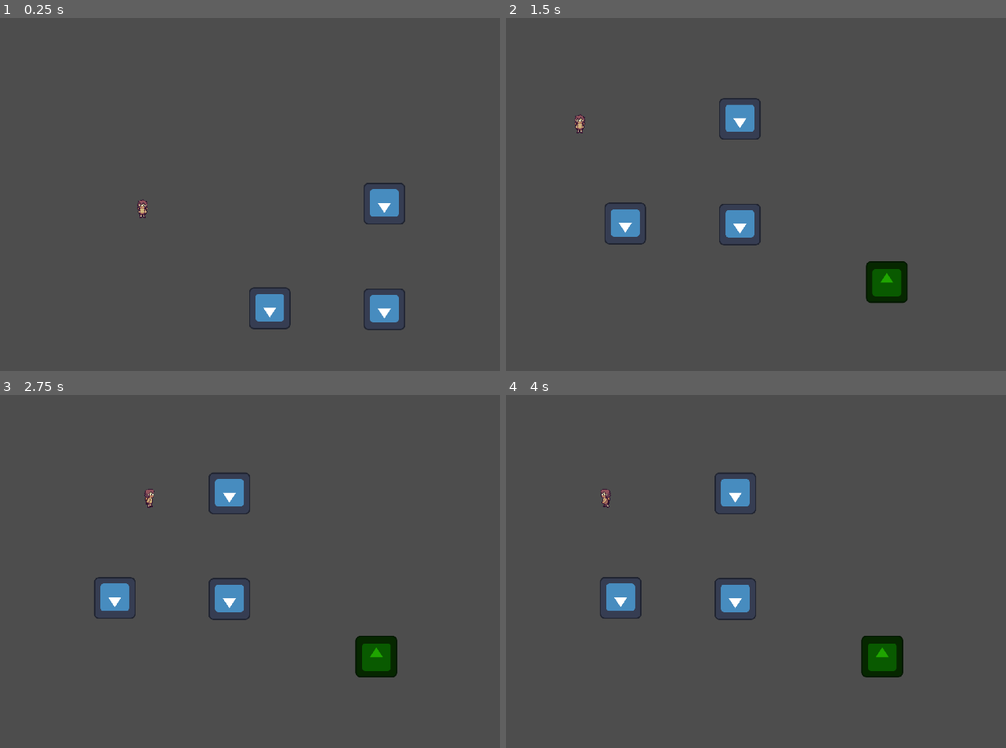
Above: before the commit, frames 1-4 (two rows, left to right).
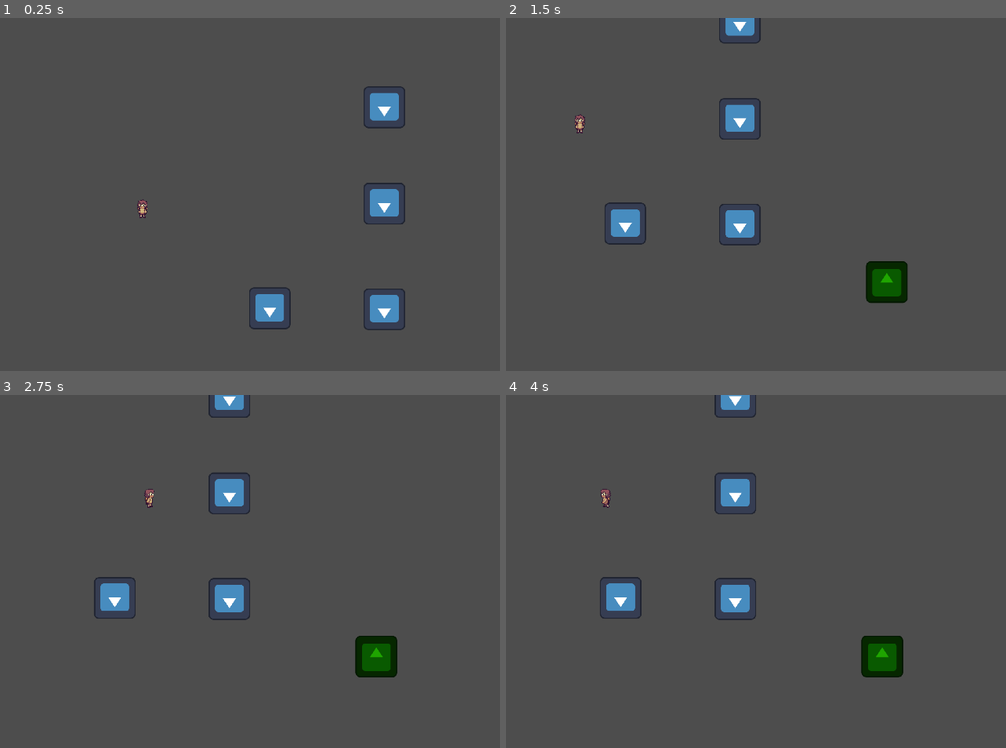
Above: after the commit, the same moments.

Repository: Mr-Wilhelm/MonkeyJam2025-I-Want-To-Live
Game: Godot game, scene res://Scenes/MainScene.tscn
Two runs of this game, one before a commit and one after it. Both use one fixed random seed, a clock stepped at 60 frames per second and the inputs below. The engine's default icon, where the game draws it, is replaced by a stand-in: a white triangle on a blue panel in a dark square.
Inputs (mouse positions are in pixels of both pictures, inside the frame that each line leads up to):
- Up to frame 1 (0.25 s): no input
- Up to frame 2 (1.5 s): move the mouse to (831, 176) at 0.52 s; hold D (MoveRight) 0.53-1.25 s; hold F (Interact) 0.53-1.25 s; click (831, 176) at 0.67 s; drag from (566, 212) to (586, 127) at 1.27 s
- Up to frame 3 (2.75 s): move the mouse to (250, 493) at 2.02 s; hold D (MoveRight) from 2.03 s (still down); hold F (Interact) from 2.03 s (still down)
- Up to frame 4 (4 s): release D (MoveRight) at 2.75 s; release F (Interact) at 2.75 s; drag from (661, 642) to (736, 493) at 2.77 s; tap Enter at 3.5 s; move the mouse to (881, 624) at 3.52 s; hold A (MoveLeft) from 3.53 s (still down); hold F (Interact) from 3.53 s (still down)

The runs differ from the first frame. In frame 1, 0.6% of the frame differs, in the area x 72-82%, y 19-32%; in frame 2, 0.4%; in frame 3, 0.3%; in frame 4, 0.3%.

Commit message:
LegAttach Scene created with full art

Diff:
--- /dev/null
+++ b/Scenes/Interaction Scenes/AttachArmScene.tscn
@@ -0,0 +1,37 @@
+[gd_scene load_steps=6 format=3 uid="uid://dabdfpn7u2vxp"]
+
+[ext_resource type="Script" path="res://Scenes/Interaction Scenes/attach_arm_scene.gd" id="1_dm6p4"]
+[ext_resource type="Texture2D" uid="uid://btu81ojpsfyn5" path="res://Art/FinalArt/InteractionScenes/ArmAttach/IWTL interactive arm background.png" id="2_wb7nn"]
+[ext_resource type="PackedScene" uid="uid://b0g3lgfhikd3c" path="res://Prefabs/InteractionMechanic/DraggableObject.tscn" id="3_om1oa"]
+[ext_resource type="AudioStream" uid="uid://dc5o4ik742lo7" path="res://Audio/ChargeUp.mp3" id="4_swrt8"]
+[ext_resource type="Texture2D" uid="uid://kxiir36sx61o" path="res://Art/FinalArt/InteractionScenes/ScrapSearch/IWTL k8 arm.png" id="5_pf55f"]
+
+[node name="AttachArmScene" type="Node2D"]
+process_mode = 3
+script = ExtResource("1_dm6p4")
+
+[node name="Background" type="Sprite2D" parent="."]
+scale = Vector2(13.17, 13.17)
+texture = ExtResource("2_wb7nn")
+centered = false
+
+[node name="AudioStreamPlayer2D" type="AudioStreamPlayer2D" parent="."]
+stream = ExtResource("4_swrt8")
+
+[node name="TargetConnectionPoint" type="Node2D" parent="."]
+position = Vector2(820, 524)
+
+[node name="Arm" parent="." instance=ExtResource("3_om1oa")]
+position = Vector2(216, 660)
+
+[node name="Sprite2D" parent="Arm" index="0"]
+position = Vector2(-44.2449, 19.5934)
+texture = ExtResource("5_pf55f")
+
+[node name="Area2D" parent="Arm" index="1"]
+position = Vector2(-44.2449, 19.5934)
+
+[node name="CollisionPolygon2D" parent="Arm/Area2D" index="0"]
+polygon = PackedVector2Array(897.443, 562.749, 985.825, 505.725, 989.47, 505.725, 990.989, 507.472, 997.443, 504.055, 1002.07, 502.916, 1008.76, 503.295, 1014.3, 505.573, 1019.31, 511.496, 1021.82, 518.937, 1020.6, 526.378, 1016.58, 532.529, 1011.64, 536.401, 1006.1, 537.312, 1000.94, 538.299, 998.43, 543.462, 908.149, 577.707, 903.517, 577.707, 897.063, 568.519)
+
+[editable path="Arm"]
--- /dev/null
+++ b/Scenes/Interaction Scenes/attach_arm_scene.gd
@@ -0,0 +1,30 @@
+extends Node2D
+
+var offset : Vector2 = Vector2(1060, 500)
+var range = 50
+var complete: bool = false
+
+
+
+var input_flags = []
+
+func _physics_process(delta: float) -> void:
+
+	if input_flags.size() != 0:
+		var lowest_z : Area2D = input_flags[0]
+		for flag : Area2D in input_flags:
+			if flag.z_index > lowest_z.z_index:
+				lowest_z = flag
+
+		lowest_z.input_handled()
+
+	input_flags = []
+
+	if !complete:
+		if $TargetConnectionPoint.global_position.distance_to(($Arm.global_position)) < (range * get_parent().scale.x):
+			$AudioStreamPlayer2D.play()
+			complete = true
+
+	else:
+		$Arm.global_position = $TargetConnectionPoint.global_position
+		get_parent().get_parent().unload_scene()
--- a/Scenes/MainScene.tscn
+++ b/Scenes/MainScene.tscn
@@ -112,6 +112,10 @@
 position = Vector2(1090, 300)
 scene_to_load = 3
 
+[node name="InteractPrompt-ArmAttach" parent="." instance=ExtResource("4_u25v3")]
+position = Vector2(1090, 5)
+scene_to_load = 2
+
 [node name="Environ-Gate" type="Sprite2D" parent="."]
 position = Vector2(984, 1072)
 
--- a/Scripts/InteractionSceneLoader.gd
+++ b/Scripts/InteractionSceneLoader.gd
@@ -12,7 +12,7 @@
 		interaction.ScrapSearch:
 			get_node("Control").add_child(load("res://Scenes/Interaction Scenes/ScrapSearchScene.tscn").instantiate())
 		interaction.Welding:
-			pass
+			get_node("Control").add_child(load("res://Scenes/Interaction Scenes/AttachArmScene.tscn").instantiate())
 		interaction.DirtCleaning:
 			get_node("Control").add_child(load("res://Scenes/Interaction Scenes/CleaningScene.tscn").instantiate())
 		interaction.GearInsert:
